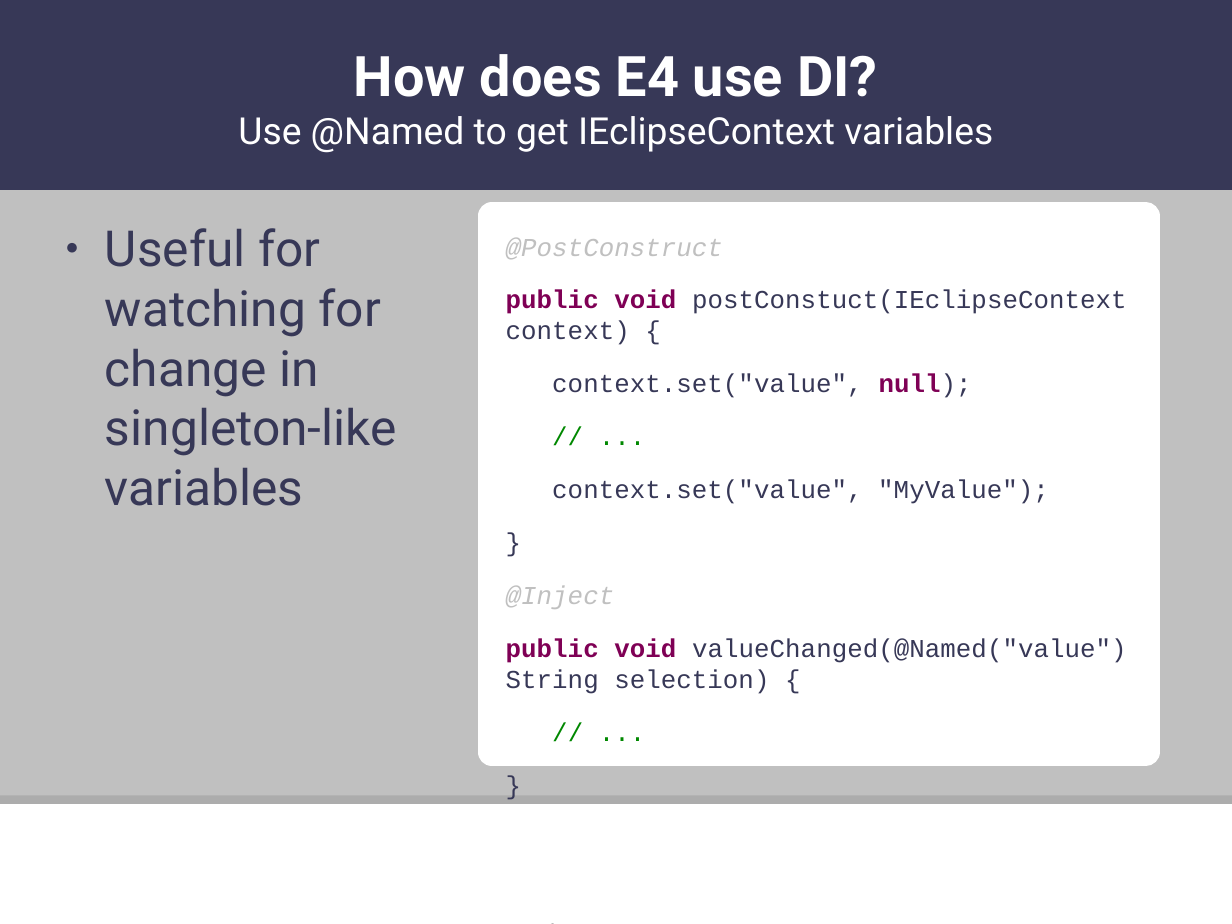
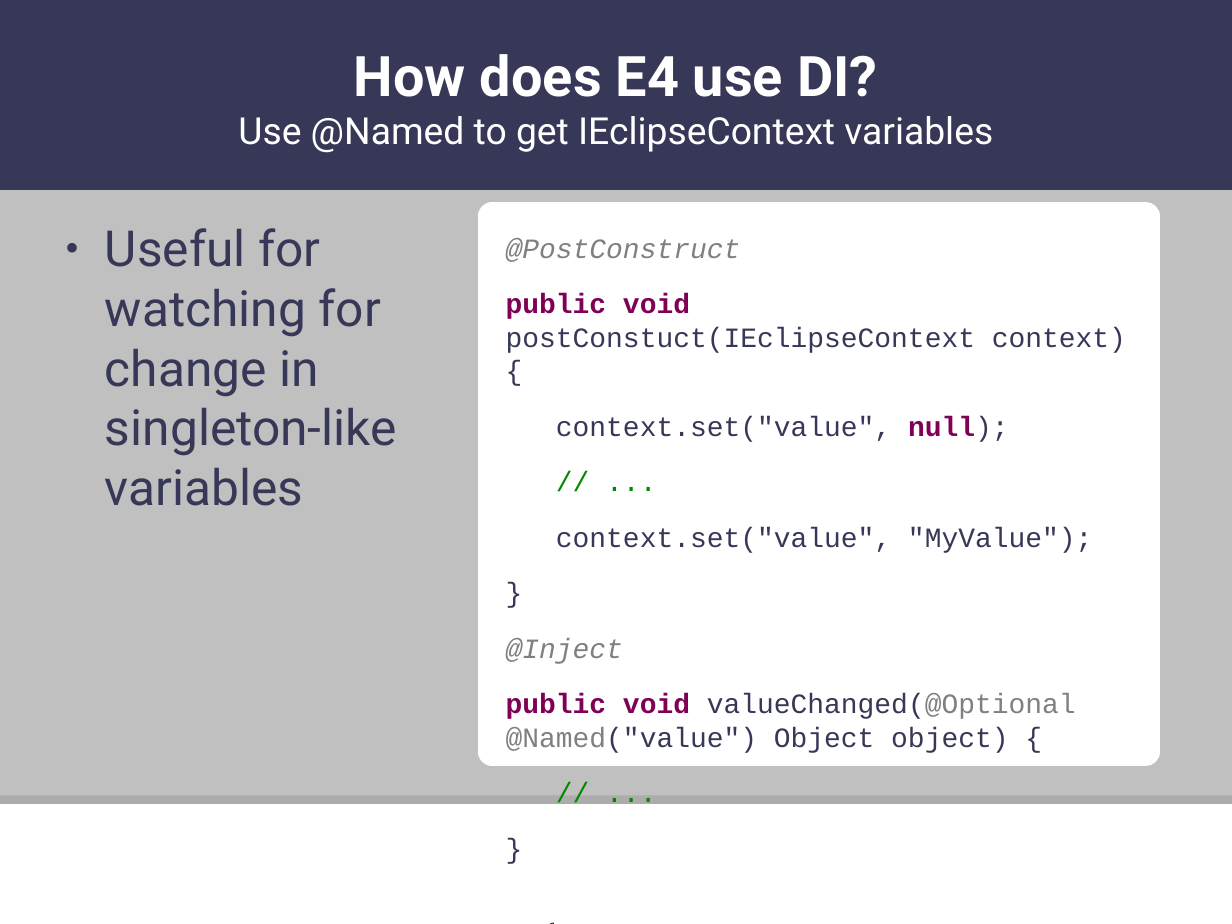
Before and after one commit to skylenewman/huntsville-efd-presentations, a slide deck: slide 27 of presentations/003-dependency-injection-custom-annotations/dependency-injection-custom-annotation.odp (slide 26 before the commit). Drawn at 1232x924 pixels with LibreOffice and Linux fonts; fonts in the diff are those of the drawing; background and template pictures are left out. Boxes give left, top, right and bottom in pixels: in the first picture for what was removed or moved away, otherwise in the second. Text is boxed around its words. In the diff, an @@ line names an element or a change of style, - is before the commit and + after.

```diff
--- a/presentations/003-dependency-injection-custom-annotations/dependency-injection-custom-annotation.odp
+++ b/presentations/003-dependency-injection-custom-annotations/dependency-injection-custom-annotation.odp
@@ text at (506, 238, 1126, 664): size 16.6 to 18 pt in "@PostConstruct", "public void postConstuct(IEclipseContext context) {", "context.set("value", null);", "// ..." and 5 more places; text colour #C0C0C0 to #808080 in "@PostConstruct", "@Inject" @@
@@ text at (506, 693, 1076, 753): text changed; size 16.6 to 18 pt @@
-public void valueChanged(@Named("value") String selection) {
+public void valueChanged(@Optional @Named("value") Object object) {
```
Also in this commit, not shown: 19 other slides changed, 4 slides added, 5 slides removed, 4 other files.
